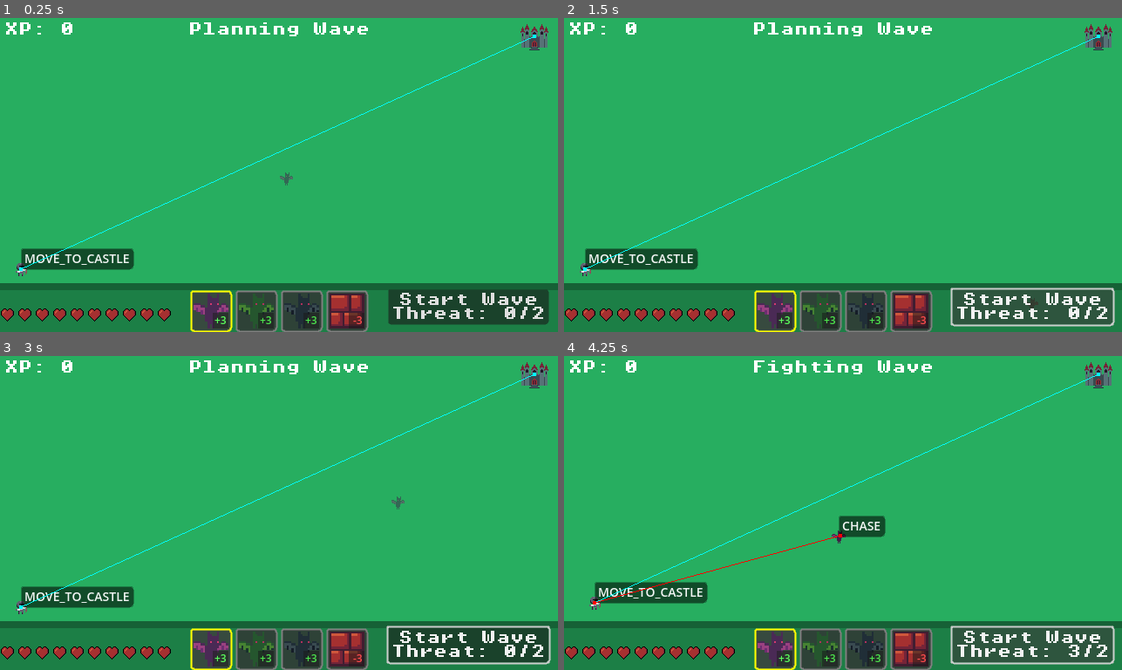
Above: before the commit, frames 1-4 (two rows, left to right).
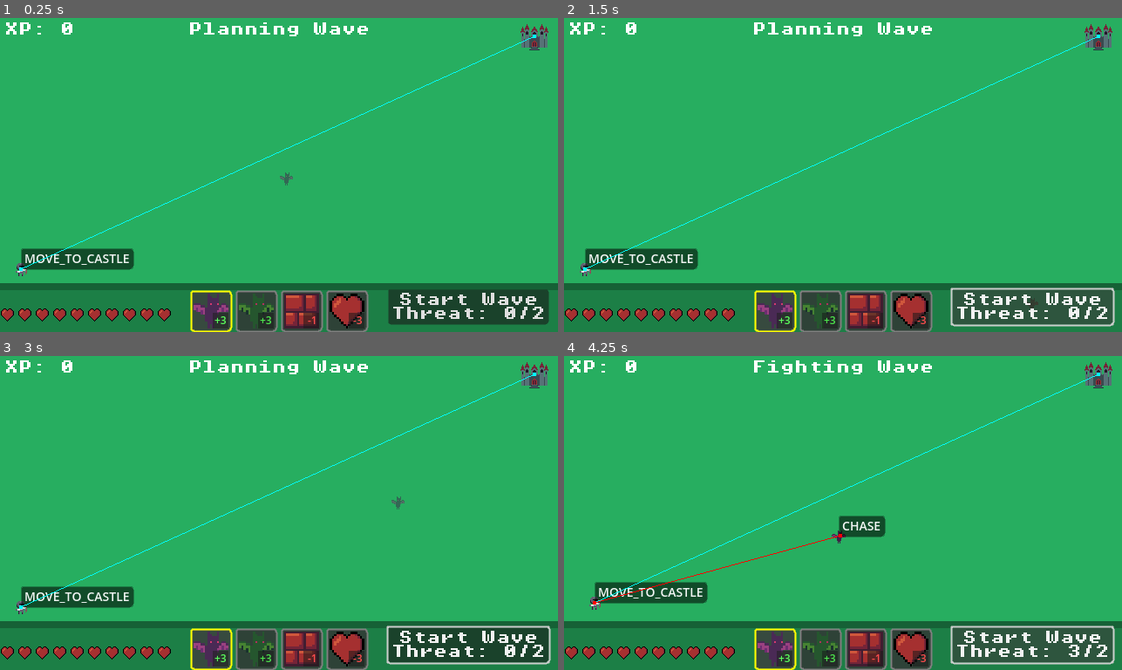
Above: after the commit, the same moments.

Repository: p-lorenzo/reversevs
Game: Godot game, scene res://scenes/world.tscn
The game is run twice, just before and just after one commit, with the same random seed, the same clock (stepped at 60 frames per second) and the same inputs.
Inputs (mouse positions are in pixels of both pictures, inside the frame that each line leads up to):
- Up to frame 1 (0.25 s): no input
- Up to frame 2 (1.5 s): click "Start Wave Threat: 0/2" at 0.5 s; click "Start Wave Threat: 0/2" at 1.25 s
- Up to frame 3 (3 s): click "Start Wave Threat: 0/2" at 2 s; tap Enter (ui_accept) at 2.75 s; move the mouse to (401, 497) at 2.77 s; click (401, 497) at 2.92 s
- Up to frame 4 (4.25 s): tap Enter (ui_accept) at 3.02 s; click "Start Wave Threat: 3/2" at 3.5 s

The runs differ from the first frame. In frame 1, 1.1% of the frame differs, in the area x 50-66%, y 87-99%; in frame 2, 1.1%; in frame 3, 1.1%; in frame 4, 1.1%.

Commit message:
feat: added heal

Diff:
--- a/InventoryItems/enemy3.tres
+++ /dev/null
@@ -1,11 +0,0 @@
-[gd_resource type="Resource" script_class="InventoryItem" load_steps=4 format=3 uid="uid://dnrf2cu0qvlpf"]
-
-[ext_resource type="PackedScene" uid="uid://djitfjpehqtvd" path="res://scenes/enemy3.tscn" id="1_wxc6y"]
-[ext_resource type="Texture2D" uid="uid://bbohtthqs7pnd" path="res://art/sprites/bat3_icon.png" id="2_wxc6y"]
-[ext_resource type="Script" uid="uid://do1haxjgysstf" path="res://scripts/inventory_item.gd" id="3_8wkam"]
-
-[resource]
-script = ExtResource("3_8wkam")
-entity_scene = ExtResource("1_wxc6y")
-icon = ExtResource("2_wxc6y")
-threat_modifier = 3
--- /dev/null
+++ b/InventoryItems/heal.tres
@@ -0,0 +1,11 @@
+[gd_resource type="Resource" script_class="InventoryItem" load_steps=4 format=3 uid="uid://dkp4rsjg6ack7"]
+
+[ext_resource type="PackedScene" uid="uid://ckvr48vhfdoro" path="res://scenes/heal.tscn" id="1_3c305"]
+[ext_resource type="Texture2D" uid="uid://d0brwdurwe114" path="res://art/sprites/heart.png" id="2_3c305"]
+[ext_resource type="Script" uid="uid://do1haxjgysstf" path="res://scripts/inventory_item.gd" id="3_ch0wv"]
+
+[resource]
+script = ExtResource("3_ch0wv")
+entity_scene = ExtResource("1_3c305")
+icon = ExtResource("2_3c305")
+threat_modifier = -3
--- a/InventoryItems/wall.tres
+++ b/InventoryItems/wall.tres
@@ -8,4 +8,4 @@
 script = ExtResource("3_g4rsj")
 entity_scene = ExtResource("1_b0drq")
 icon = ExtResource("2_b0drq")
-threat_modifier = -3
+threat_modifier = -1
--- a/scenes/enemy3.tscn
+++ /dev/null
@@ -1,95 +0,0 @@
-[gd_scene load_steps=10 format=3 uid="uid://djitfjpehqtvd"]
-
-[ext_resource type="Script" uid="uid://dot18tt1ghppi" path="res://scripts/enemy.gd" id="1_kroph"]
-[ext_resource type="Texture2D" uid="uid://dcl4whqcyfimy" path="res://art/sprites/Bat3 sprite.png" id="2_kroph"]
-[ext_resource type="Script" uid="uid://b76c7yacwtbu4" path="res://scripts/health_system.gd" id="3_2wk5q"]
-[ext_resource type="PackedScene" uid="uid://w4w7u6dy3xn6" path="res://scenes/particles/slash.tscn" id="4_b0uxi"]
-
-[sub_resource type="CapsuleShape2D" id="CapsuleShape2D_kroph"]
-radius = 6.5
-height = 15.0
-
-[sub_resource type="AtlasTexture" id="AtlasTexture_xx6g3"]
-atlas = ExtResource("2_kroph")
-region = Rect2(0, 0, 16, 16)
-
-[sub_resource type="AtlasTexture" id="AtlasTexture_2wk5q"]
-atlas = ExtResource("2_kroph")
-region = Rect2(16, 0, 16, 16)
-
-[sub_resource type="AtlasTexture" id="AtlasTexture_b0uxi"]
-atlas = ExtResource("2_kroph")
-region = Rect2(32, 0, 16, 16)
-
-[sub_resource type="SpriteFrames" id="SpriteFrames_xwavj"]
-animations = [{
-"frames": [{
-"duration": 1.0,
-"texture": SubResource("AtlasTexture_xx6g3")
-}, {
-"duration": 1.0,
-"texture": SubResource("AtlasTexture_2wk5q")
-}, {
-"duration": 1.0,
-"texture": SubResource("AtlasTexture_b0uxi")
-}],
-"loop": true,
-"name": &"attack",
-"speed": 5.0
-}, {
-"frames": [{
-"duration": 1.0,
-"texture": SubResource("AtlasTexture_xx6g3")
-}, {
-"duration": 1.0,
-"texture": SubResource("AtlasTexture_2wk5q")
-}, {
-"duration": 1.0,
-"texture": SubResource("AtlasTexture_b0uxi")
-}],
-"loop": true,
-"name": &"idle",
-"speed": 5.0
-}, {
-"frames": [{
-"duration": 1.0,
-"texture": SubResource("AtlasTexture_xx6g3")
-}, {
-"duration": 1.0,
-"texture": SubResource("AtlasTexture_2wk5q")
-}, {
-"duration": 1.0,
-"texture": SubResource("AtlasTexture_b0uxi")
-}],
-"loop": true,
-"name": &"walk",
-"speed": 5.0
-}]
-
-[node name="Enemy" type="CharacterBody2D" groups=["enemies"]]
-collision_layer = 2
-script = ExtResource("1_kroph")
-metadata/_edit_horizontal_guides_ = [-20.0]
-
-[node name="CollisionShape2D" type="CollisionShape2D" parent="."]
-shape = SubResource("CapsuleShape2D_kroph")
-
-[node name="AnimatedSprite2D" type="AnimatedSprite2D" parent="."]
-sprite_frames = SubResource("SpriteFrames_xwavj")
-animation = &"attack"
-
-[node name="Health" type="Node" parent="."]
-script = ExtResource("3_2wk5q")
-is_enemy = true
-exp_granted = 1
-max_health = 1
-
-[node name="slash" parent="." instance=ExtResource("4_b0uxi")]
-scale = Vector2(3, 3)
-
-[node name="NavigationAgent2D" type="NavigationAgent2D" parent="."]
-path_desired_distance = 0.1
-target_desired_distance = 20.0
-debug_enabled = true
-
-[connection signal="died" from="Health" to="." method="_on_health_died"]
--- /dev/null
+++ b/scenes/heal.tscn
@@ -0,0 +1,18 @@
+[gd_scene load_steps=4 format=3 uid="uid://ckvr48vhfdoro"]
+
+[ext_resource type="Script" uid="uid://b4ge0lbnmmpnd" path="res://scripts/heal.gd" id="1_8vb04"]
+[ext_resource type="Texture2D" uid="uid://d0brwdurwe114" path="res://art/sprites/heart.png" id="1_iej0i"]
+
+[sub_resource type="RectangleShape2D" id="RectangleShape2D_wykyb"]
+size = Vector2(16, 16)
+
+[node name="Wall" type="Area2D" groups=["obstacles"]]
+script = ExtResource("1_8vb04")
+metadata/_edit_horizontal_guides_ = [-20.0]
+
+[node name="Sprite2D" type="Sprite2D" parent="."]
+position = Vector2(-0.5, -0.5)
+texture = ExtResource("1_iej0i")
+
+[node name="CollisionShape2D" type="CollisionShape2D" parent="."]
+shape = SubResource("RectangleShape2D_wykyb")
--- a/scenes/hud/inventory.tscn
+++ b/scenes/hud/inventory.tscn
@@ -5,7 +5,7 @@
 [ext_resource type="Script" uid="uid://do1haxjgysstf" path="res://scripts/inventory_item.gd" id="3_rjovj"]
 [ext_resource type="Resource" uid="uid://blu2q2pmtpguq" path="res://InventoryItems/enemy.tres" id="4_3wkw2"]
 [ext_resource type="Resource" uid="uid://cqmnuq4gs87mk" path="res://InventoryItems/enemy2.tres" id="5_k728j"]
-[ext_resource type="Resource" uid="uid://dnrf2cu0qvlpf" path="res://InventoryItems/enemy3.tres" id="6_fuj1y"]
+[ext_resource type="Resource" uid="uid://dkp4rsjg6ack7" path="res://InventoryItems/heal.tres" id="7_f1ufk"]
 [ext_resource type="Resource" uid="uid://kcs7gp1p2g4r" path="res://InventoryItems/wall.tres" id="7_fuj1y"]
 
 [node name="Inventory" type="Control"]
@@ -29,4 +29,4 @@
 grow_vertical = 0
 script = ExtResource("1_ysfw5")
 empty_slot_texture = ExtResource("2_rjovj")
-inventory_items = Array[ExtResource("3_rjovj")]([ExtResource("4_3wkw2"), ExtResource("5_k728j"), ExtResource("6_fuj1y"), ExtResource("7_fuj1y")])
+inventory_items = Array[ExtResource("3_rjovj")]([ExtResource("4_3wkw2"), ExtResource("5_k728j"), ExtResource("7_fuj1y"), ExtResource("7_f1ufk")])
--- /dev/null
+++ b/scripts/heal.gd
@@ -0,0 +1,19 @@
+extends Area2D
+
+@export var heal_amount: int = 1
+
+func _ready() -> void:
+	body_entered.connect(_on_body_entered)
+
+func _on_body_entered(body: Node) -> void:
+	if body == null:
+		return
+
+	if not body.is_in_group("hero"):
+		return
+
+	var health := body.get_node_or_null("Health")
+	if health and health.has_method("heal"):
+		health.heal(heal_amount)
+
+	queue_free()
Not shown, added: scripts/heal.gd.uid
